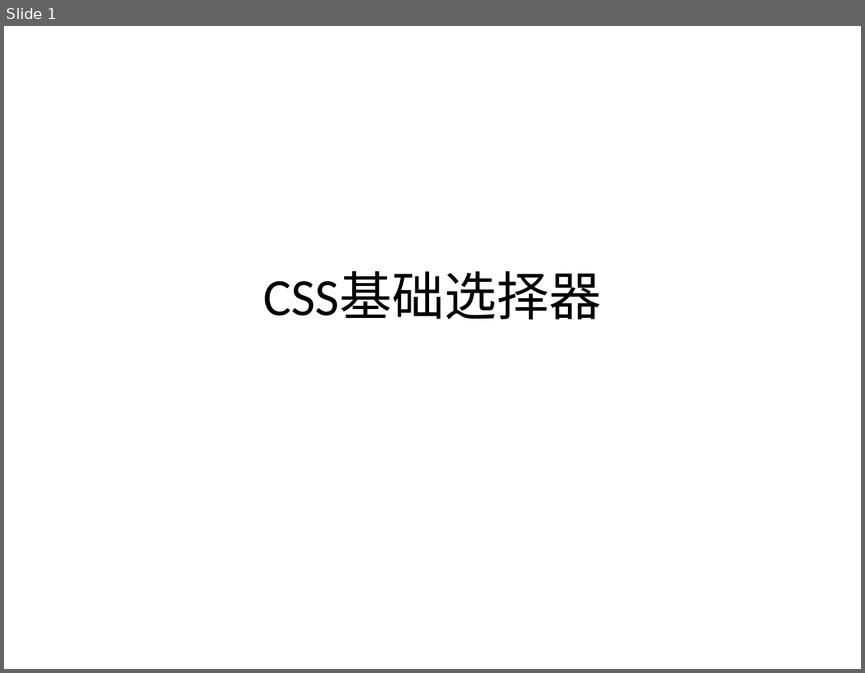
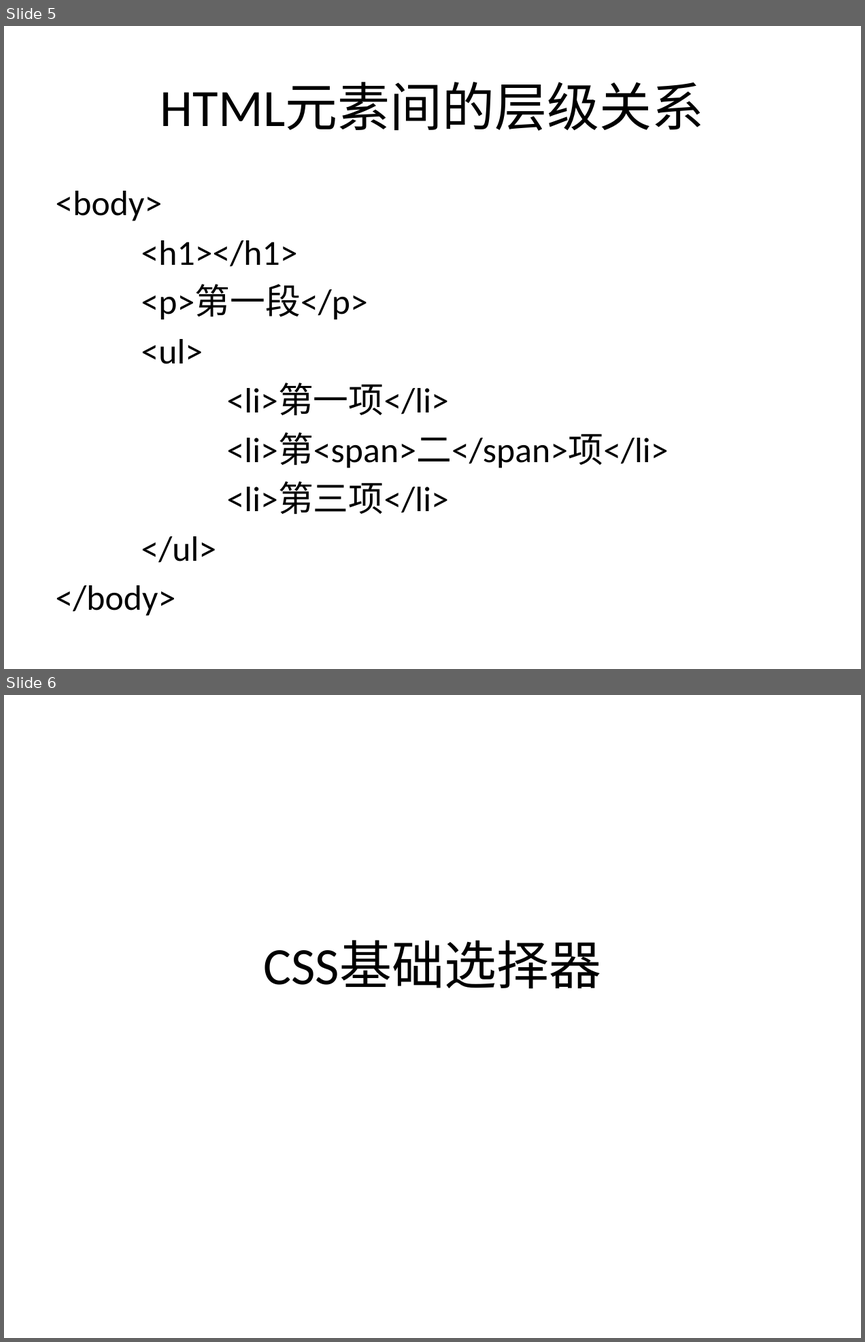
Before and after one commit to sans123wx/class, a slide deck: 网页设计与制作/课件/4/css选择器.pptx. Shown one above the other, each under a label of ours: slide 1 before the commit, slides 5 and 6 after it. The pictures are 865x673 and 865x1342 pixels, drawn with LibreOffice and Linux fonts; fonts in the diff are those of the drawing. Boxes give left, top, right and bottom in pixels: in the first picture for what was removed or moved away, otherwise in the second. Text is boxed around its words. In the diff, an @@ line names an element or a change of style, - is before the commit and + after.

```diff
--- a/网页设计与制作/课件/4/css选择器.pptx
+++ b/网页设计与制作/课件/4/css选择器.pptx
@@ slide 5 added at (x1=4, y1=26, x2=861, y2=669), background #FFFFFF @@
@@ title added at (x1=160, y1=82, x2=704, y2=131), 44 pt, text #000000 @@
+HTML元素间的层级关系
@@ text added at (x1=56, y1=191, x2=668, y2=616), 29.6 pt, text #000000 @@
+<body>
+<h1></h1>
+<p>第一段</p>
+<ul>
+<li>第一项</li>
+<li>第<span>二</span>项</li>
+<li>第三项</li>
+</ul>
+</body>
@@ what was slide 1 is now slide 6 @@
```
Also in this commit, not shown: 4 other slides added.
